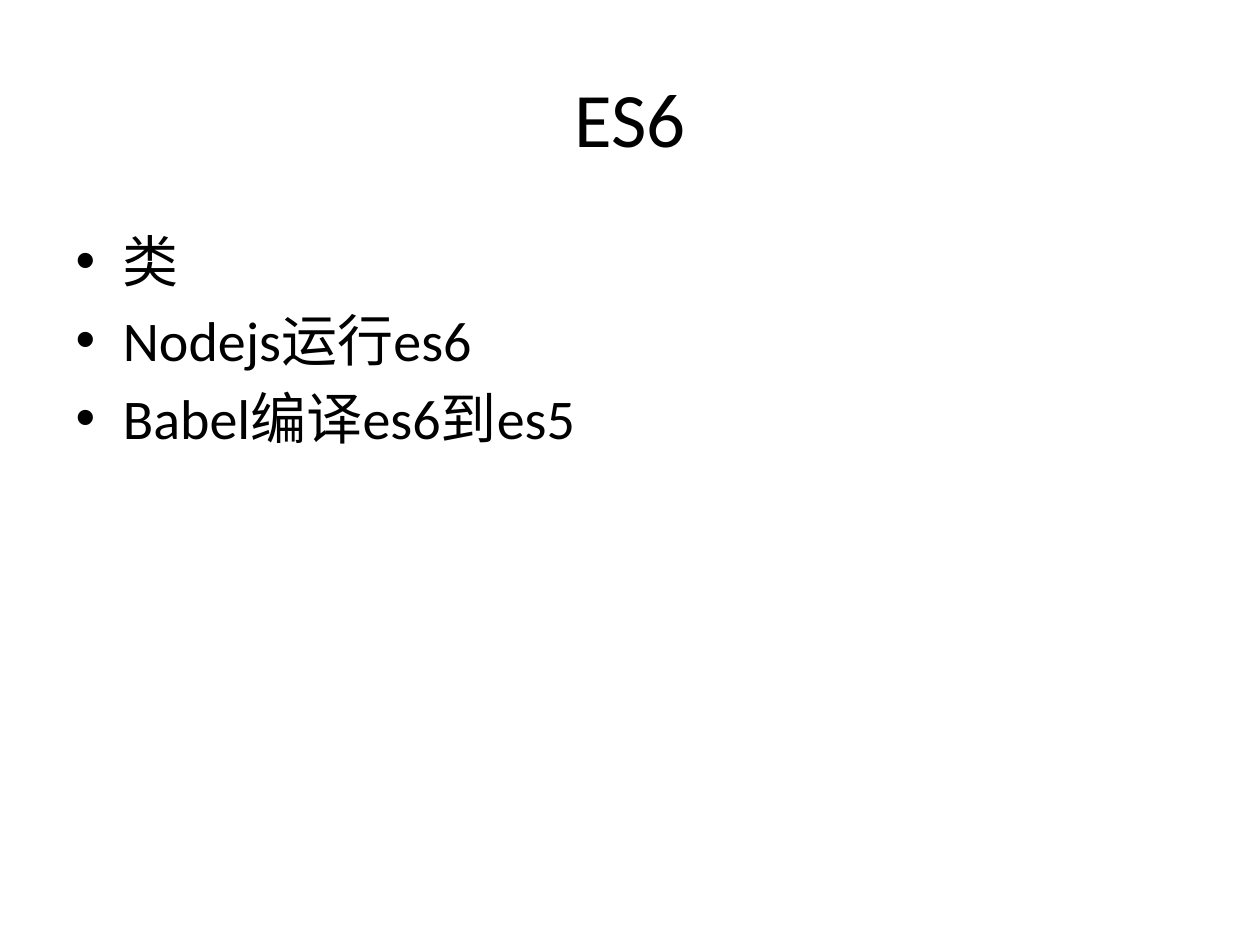
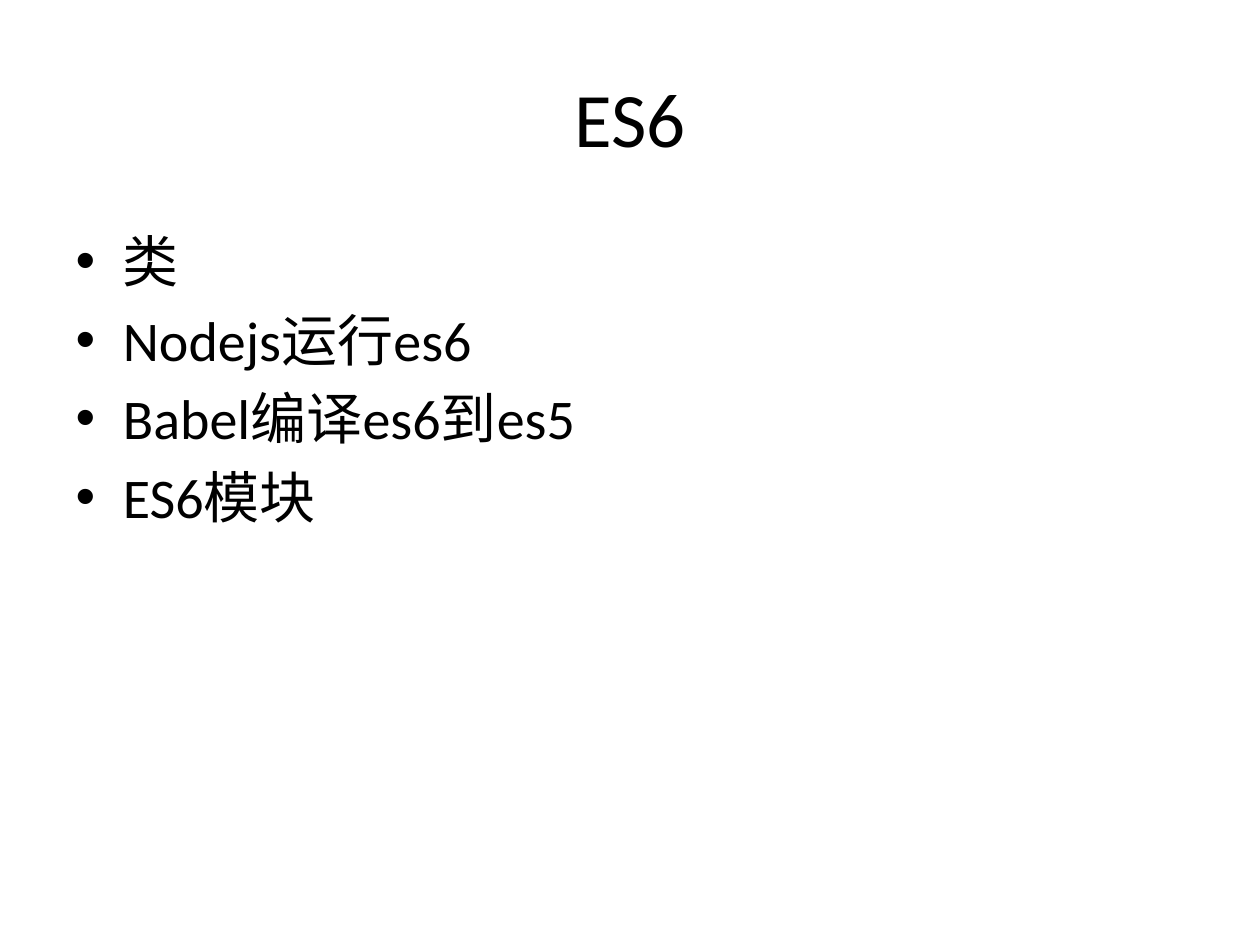
Before and after one commit to plter/HTML5Course20160612, a slide deck: slide 67 of Web前端教学记录.pptx. Drawn at 1260x945 pixels with LibreOffice and Linux fonts; fonts in the diff are those of the drawing. Boxes give left, top, right and bottom in pixels: in the first picture for what was removed or moved away, otherwise in the second. Text is boxed around its words. In the diff, an @@ line names an element or a change of style, - is before the commit and + after.

Commit message:
null

```diff
--- a/Web前端教学记录.pptx
+++ b/Web前端教学记录.pptx
@@ text at (x1=123, y1=471, x2=316, y2=523): paragraph added @@
+• ES6模块
```
